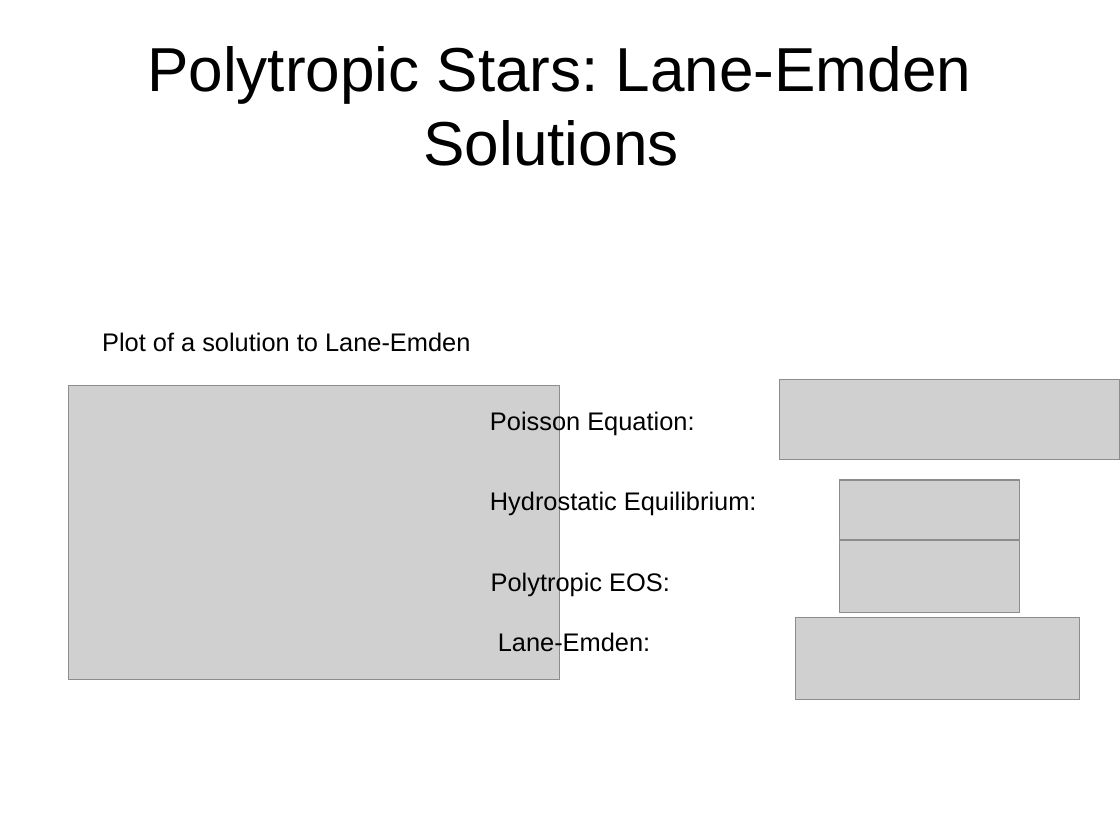
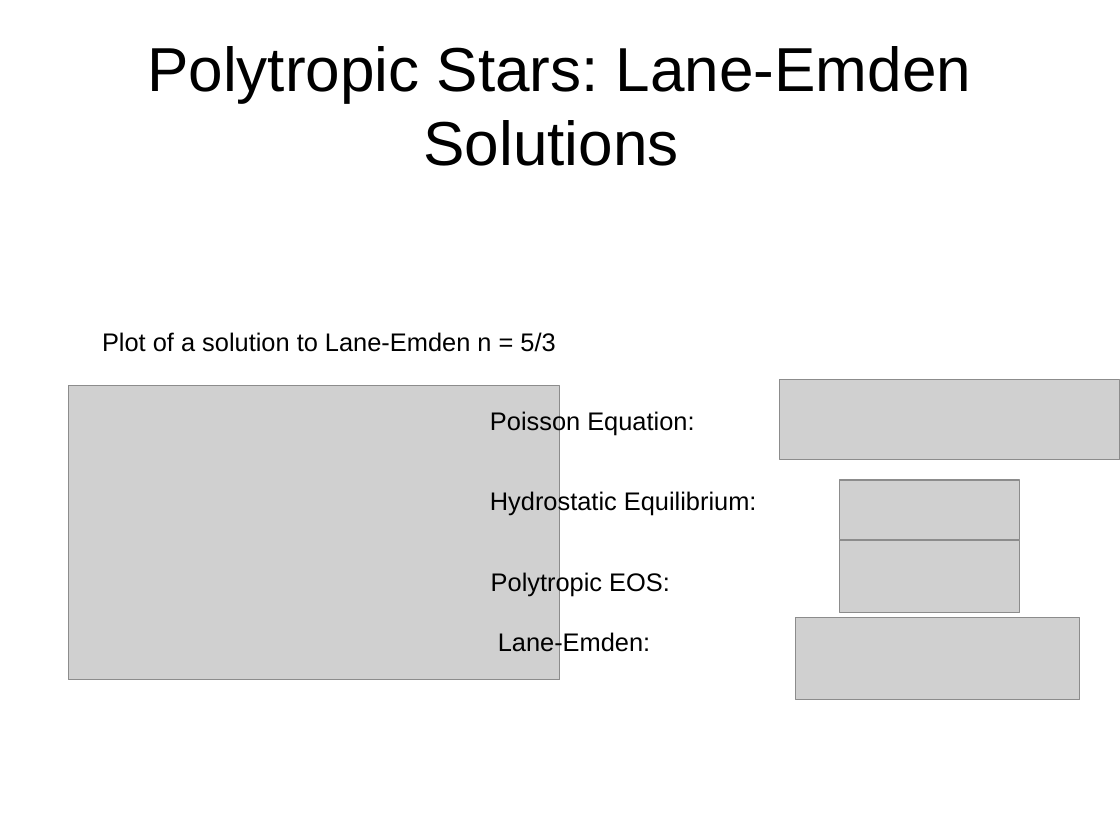
Before and after one commit to KJCook/sedov-solution, a slide deck: slide 5 of presentation.odp. Drawn at 1120x840 pixels with LibreOffice and Linux fonts; fonts in the diff are those of the drawing; grey boxes stand for pictures. Boxes give left, top, right and bottom in pixels: in the first picture for what was removed or moved away, otherwise in the second. Text is boxed around its words. In the diff, an @@ line names an element or a change of style, - is before the commit and + after.

```diff
--- a/presentation.odp
+++ b/presentation.odp
@@ text at [102,332,555,352]: text changed @@
-Plot of a solution to Lane-Emden
+Plot of a solution to Lane-Emden n = 5/3
```
Also in this commit, not shown: 6 other slides changed, 10 slides added, 4 slides removed.
